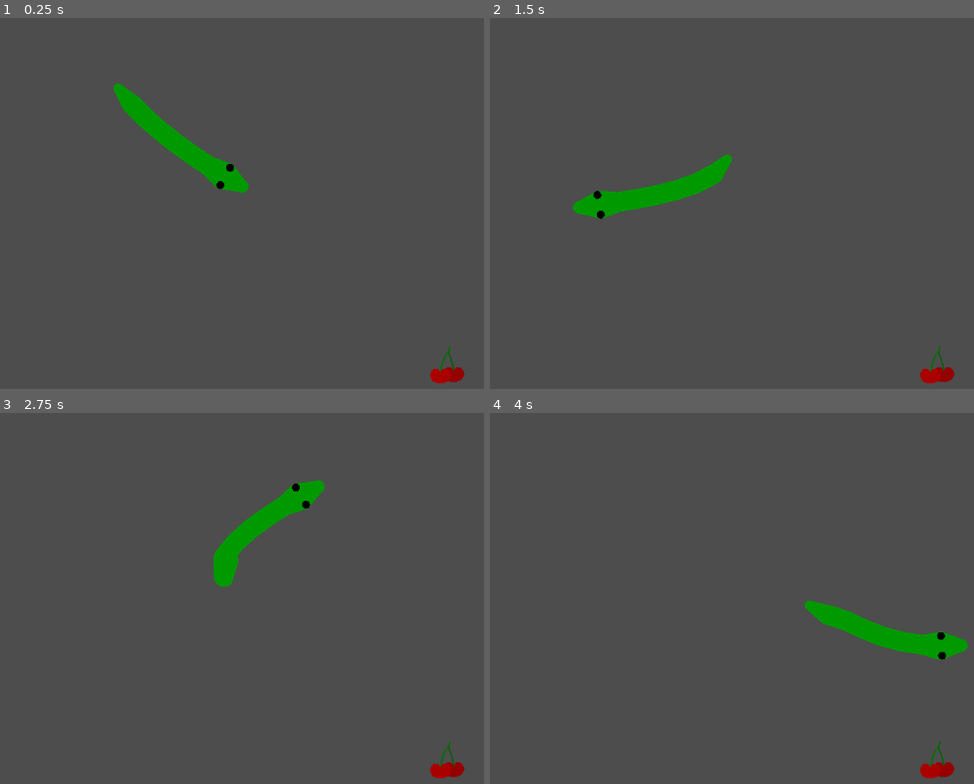
Above: before the commit, frames 1-4 (two rows, left to right).
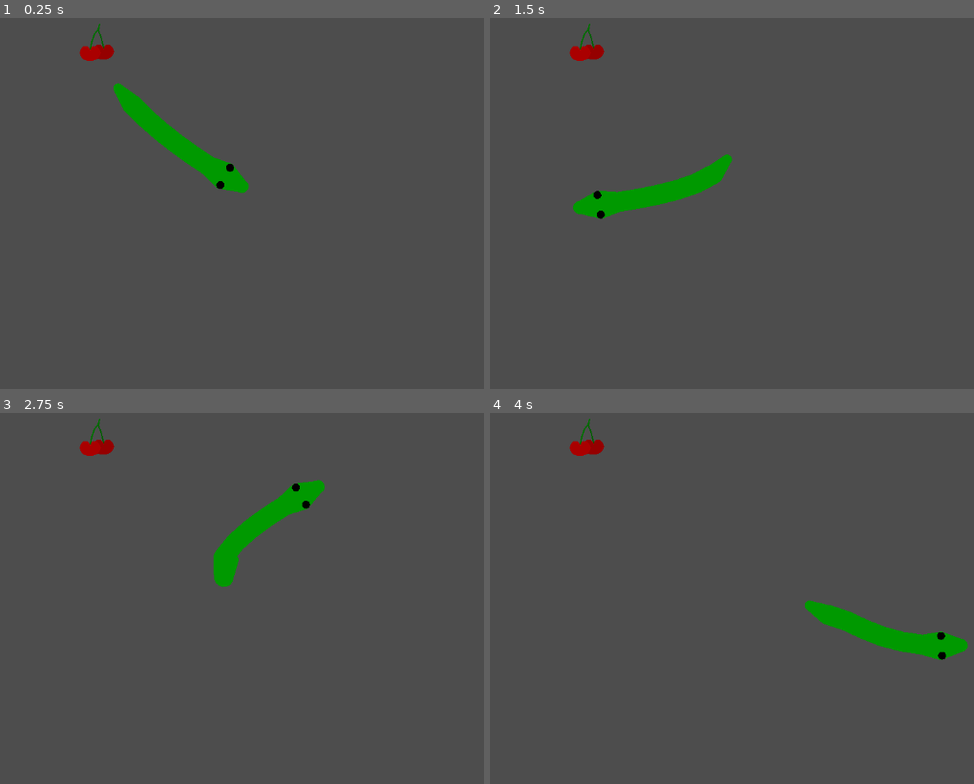
Above: after the commit, the same moments.

Repository: dbedggood/snake
Game: Godot game, scene res://project/main.tscn
Two runs of this game, one before a commit and one after it. Both use one fixed random seed, a clock stepped at 60 frames per second and the inputs below.
Inputs (mouse positions are in pixels of both pictures, inside the frame that each line leads up to):
- Up to frame 1 (0.25 s): no input
- Up to frame 2 (1.5 s): tap Enter at 0.5 s; move the mouse to (901, 166) at 0.52 s; tap Space at 1.25 s; move the mouse to (577, 207) at 1.27 s
- Up to frame 3 (2.75 s): tap Enter at 2 s; move the mouse to (319, 487) at 2.02 s
- Up to frame 4 (4 s): tap Space at 2.75 s; move the mouse to (693, 665) at 2.77 s; tap Enter at 3.5 s; move the mouse to (959, 646) at 3.52 s

The runs differ from the first frame. In frame 1, 0.6% of the frame differs, in the area x 16-97%, y 1-99%; in frame 2, 0.6%; in frame 3, 0.6%; in frame 4, 0.6%.

Commit message:
Add VIEWPORT_PADDING constant

Diff:
--- a/project/constants.gd
+++ b/project/constants.gd
@@ -1,4 +1,6 @@
 extends Node
+
+const VIEWPORT_PADDING = 50
 
 const EYE_RADIUS = 6
 const PUPILLARY_DISTANCE = 15
--- a/project/main.gd
+++ b/project/main.gd
@@ -2,7 +2,7 @@
 
 @export var cherries_scene: PackedScene
 
-@onready var camera_2d = $Camera2D
+@onready var camera = $Camera2D
 @onready var snake = $Snake
 
 
@@ -16,14 +16,19 @@
 
 func spawn_cherries():
 	var cherries = cherries_scene.instantiate()
-	var viewport = camera_2d.get_viewport()
-	var viewport_size = viewport.get_visible_rect().size
+	var viewport_size = camera.get_viewport().get_visible_rect().size
 
-	var cherriesX = min(max(randi() % int(viewport_size.x), 50), int(viewport_size.x) - 50)
-	var cherriesY = min(max(randi() % int(viewport_size.y), 50), int(viewport_size.y) - 50)
-	cherries.position = Vector2(cherriesX, cherriesY)
+	var cherriesSpawnX = get_padded_cherry_spawn_dimension(viewport_size.x)
+	var cherriesSpawnY = get_padded_cherry_spawn_dimension(viewport_size.y)
+	cherries.position = Vector2(cherriesSpawnX, cherriesSpawnY)
 
 	cherries.eaten.connect(_on_cherries_eaten)
 	cherries.eaten.connect(snake._on_cherries_eaten)
 
 	call_deferred("add_child", cherries)
+
+
+func get_padded_cherry_spawn_dimension(max_value):
+	return (
+		Constants.VIEWPORT_PADDING + (randi() % (int(max_value) - Constants.VIEWPORT_PADDING * 2))
+	)
